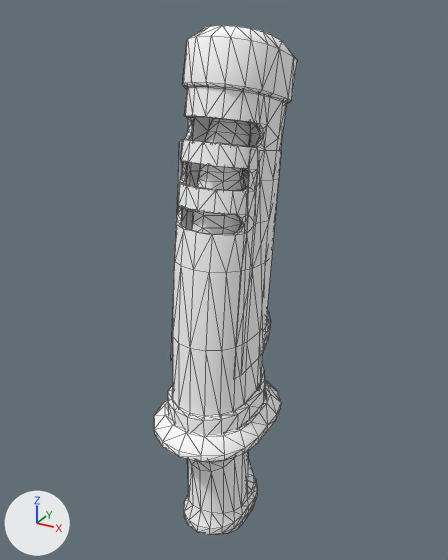
A saved change to the glTF model glb/Wmn_Saber_Heavy_Cstm01.glb.
Rendered twice from a camera (50 mm lens) standing at (1.14, -2.23, 1.86) and looking at (-0.04, -0.08, 0.79). Arrows for +X, +Y and +Z are at lower left; the lights stay in place. The first picture is the older version. Mesh edges are drawn as thin lines.

In view in the first picture: 'Body_low__M_Body_Cstm01', 'Case__M_Case_Clear_Cstm01', 'Case__M_Case_Cstm01'.
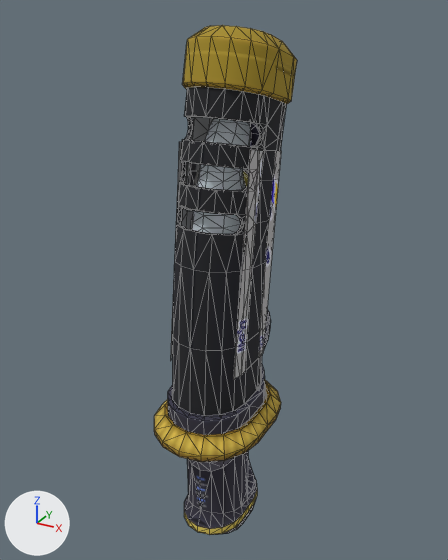
What changed in the scene script:
```text
Add img_m_case_cstm01_alb:
    img_m_case_cstm01_alb = load_image('M_Case_Cstm01_Alb', '_unpacked/M_Case_Cstm01_Alb', 512, 512, 'sRGB')
Add img_m_case_nrm:
    img_m_case_nrm = load_image('M_Case_Nrm', '_unpacked/M_Case_Nrm', 512, 512, 'Non-Color')
Add img_m_case_clear_nrm:
    img_m_case_clear_nrm = load_image('M_Case_Clear_Nrm', '_unpacked/M_Case_Clear_Nrm', 512, 512, 'Non-Color')
Add img_m_case_clear_cstm01_alb:
    img_m_case_clear_cstm01_alb = load_image('M_Case_Clear_Cstm01_Alb', '_unpacked/M_Case_Clear_Cstm01_Alb', 512, 512, 'sRGB')
Add img_m_body_nrm:
    img_m_body_nrm = load_image('M_Body_Nrm', '_unpacked/M_Body_Nrm', 512, 512, 'Non-Color')
Add img_m_body_cstm01_alb:
    img_m_body_cstm01_alb = load_image('M_Body_Cstm01_Alb', '_unpacked/M_Body_Cstm01_Alb', 512, 512, 'sRGB')
Change mat_m_body_cstm01:
    where n0 = _N.new('ShaderNodeBsdfPrincipled'); n0.name = 'Principled BSDF'
    remove n0.inputs[0].default_value = (1.0, 1.0, 1.0, 1.0)  # 'Base Color', white #ffffff
    add n2 = _N.new('ShaderNodeTexImage'); n2.name = 'Image Texture'
    add n2.image = img_m_body_cstm01_alb
    add n3 = _N.new('ShaderNodeNormalMap'); n3.name = 'Normal Map'
    add n3.uv_map = 'UVMap'
    add n4 = _N.new('ShaderNodeTexImage'); n4.name = 'Image Texture.001'
    add n4.image = img_m_body_nrm
    add _L.new(n2.outputs[0], n0.inputs[0])  # 'Color' to 'Base Color'
    add _L.new(n3.outputs[0], n0.inputs[5])  # 'Normal' to 'Normal'
    add _L.new(n4.outputs[0], n3.inputs[1])  # 'Color' to 'Color'
Change mat_m_case_clear_cstm01:
    where n0 = _N.new('ShaderNodeBsdfPrincipled'); n0.name = 'Principled BSDF'
    remove n0.inputs[0].default_value = (1.0, 1.0, 1.0, 1.0)  # 'Base Color', white #ffffff
    add n2 = _N.new('ShaderNodeTexImage'); n2.name = 'Image Texture'
    add n2.image = img_m_case_clear_cstm01_alb
    add n3 = _N.new('ShaderNodeNormalMap'); n3.name = 'Normal Map'
    add n3.uv_map = 'UVMap'
    add n4 = _N.new('ShaderNodeTexImage'); n4.name = 'Image Texture.001'
    add n4.image = img_m_case_clear_nrm
    add _L.new(n2.outputs[0], n0.inputs[0])  # 'Color' to 'Base Color'
    add _L.new(n3.outputs[0], n0.inputs[5])  # 'Normal' to 'Normal'
    add _L.new(n4.outputs[0], n3.inputs[1])  # 'Color' to 'Color'
Change mat_m_case_cstm01:
    where n0 = _N.new('ShaderNodeBsdfPrincipled'); n0.name = 'Principled BSDF'
    remove n0.inputs[0].default_value = (1.0, 1.0, 1.0, 1.0)  # 'Base Color', white #ffffff
    add n2 = _N.new('ShaderNodeTexImage'); n2.name = 'Image Texture'
    add n2.image = img_m_case_cstm01_alb
    add n3 = _N.new('ShaderNodeNormalMap'); n3.name = 'Normal Map'
    add n3.uv_map = 'UVMap'
    add n4 = _N.new('ShaderNodeTexImage'); n4.name = 'Image Texture.001'
    add n4.image = img_m_case_nrm
    add _L.new(n2.outputs[0], n0.inputs[0])  # 'Color' to 'Base Color'
    add _L.new(n3.outputs[0], n0.inputs[5])  # 'Normal' to 'Normal'
    add _L.new(n4.outputs[0], n3.inputs[1])  # 'Color' to 'Color'
```

What differs and where, as boxes (x1, y1, x2, y2) in the pictures (448 x 560 px):
'Case__M_Case_Clear_Cstm01', surface changed (white to grey)
    both: (170, 87, 286, 416)
'Body_low__M_Body_Cstm01', surface changed (darker)
    both: (154, 118, 281, 535)
'Case__M_Case_Cstm01', surface changed (darker)
    both: (168, 25, 297, 435)
